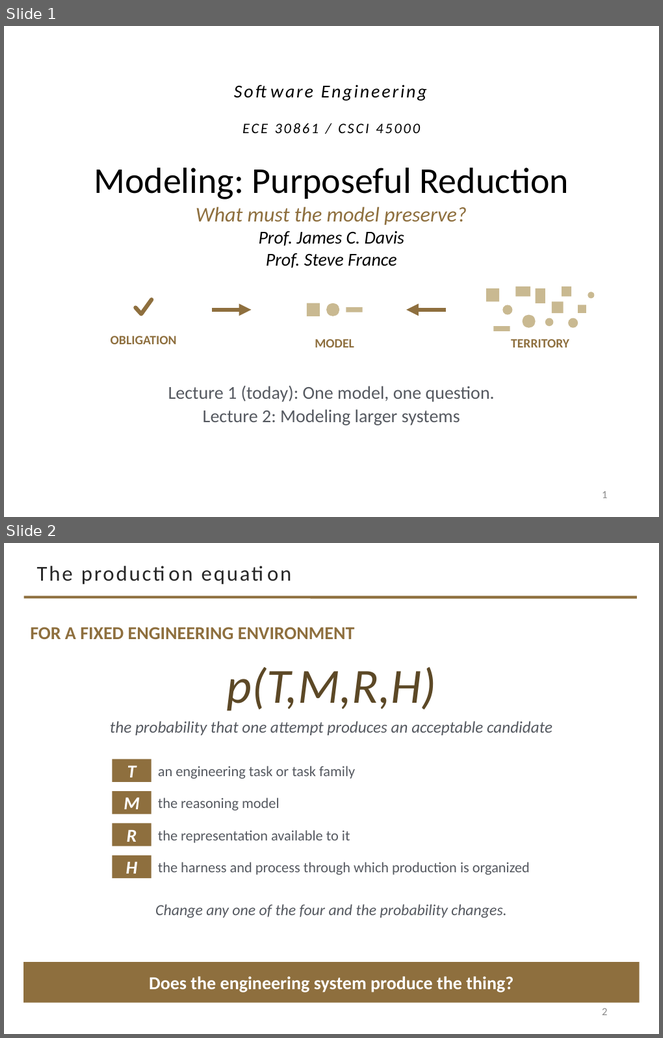
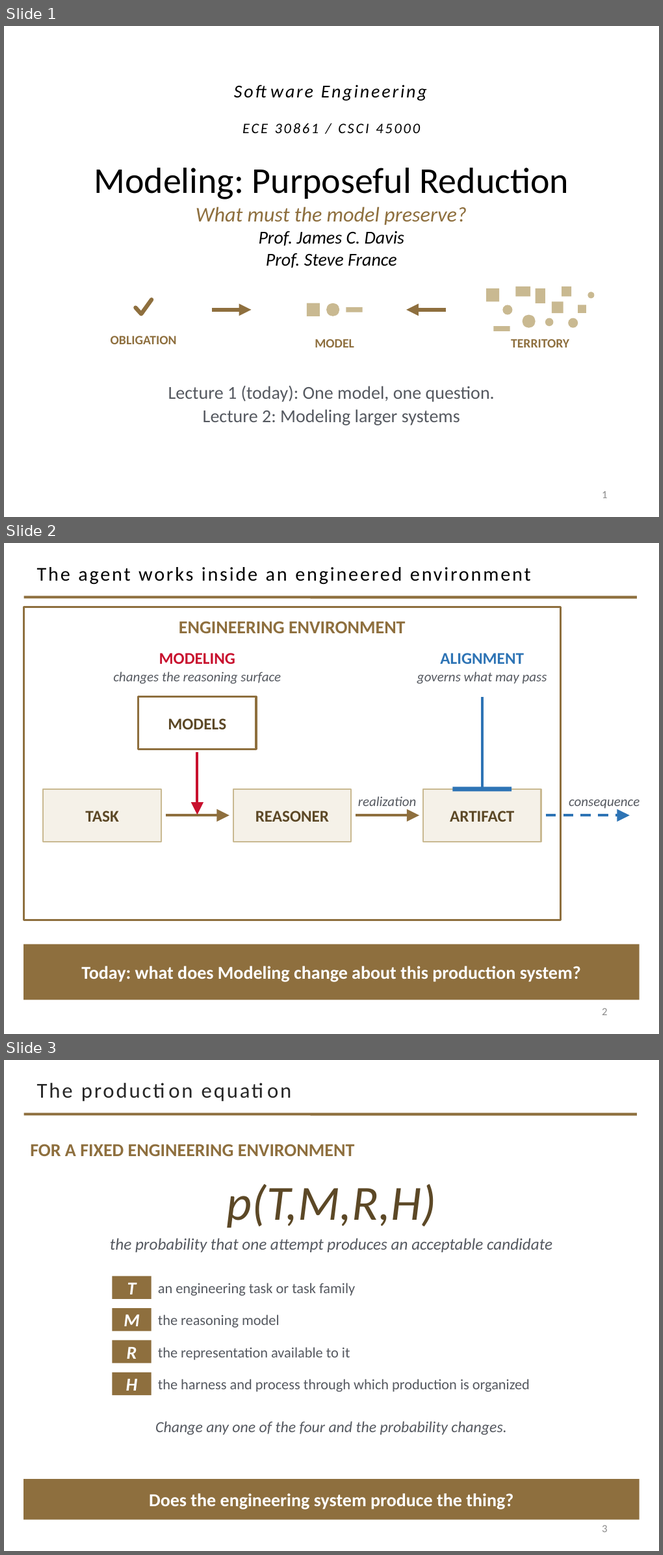
Before and after one commit to davisjam/model-based-agentic-software-engineering, a slide deck: course/lectures/act-2-delegation-and-control/02-modeling/2-2-Modeling-1-Purposeful-Reduction.pptx. Shown one above the other, each under a label of ours: slides 1 and 2 before the commit, slides 1, 2 and 3 after it. The pictures are 663x1038 and 663x1555 pixels, drawn with LibreOffice and Linux fonts; fonts in the diff are those of the drawing; background and template pictures are left out. Boxes give left, top, right and bottom in pixels: in the first picture for what was removed or moved away, otherwise in the second. Text is boxed around its words. In the diff, an @@ line names an element or a change of style, - is before the commit and + after.

```diff
--- a/course/lectures/act-2-delegation-and-control/02-modeling/2-2-Modeling-1-Purposeful-Reduction.pptx
+++ b/course/lectures/act-2-delegation-and-control/02-modeling/2-2-Modeling-1-Purposeful-Reduction.pptx
@@ slide 2 added at bbox=[4, 543, 659, 1034], background #FFFFFF; not listed: 1 template element that a slide beside it also shows @@
@@ title added at bbox=[37, 567, 531, 585], 21.6 pt, text #000000 @@
+The agent works inside an engineered environment
@@ rectangle added at bbox=[24, 607, 561, 921], outline #8E6F3E 2 pt @@
@@ text added at bbox=[179, 621, 406, 633], 20 pt, text #8E6F3E, bold @@
+ENGINEERING ENVIRONMENT
@@ text added at bbox=[113, 653, 281, 684], 15 pt, text #555960, italic @@
+MODELING
+changes the reasoning surface
@@ text added at bbox=[417, 653, 547, 684], 15 pt, text #555960, italic @@
+ALIGNMENT
+governs what may pass
@@ rectangle added at bbox=[139, 697, 256, 750], fill #FFFFFF, outline #8E6F3E 2.25 pt, 18 pt, text #5C4826, bold @@
+MODELS
@@ line added from (482, 697) to (482, 787), #2E74B5 2.75 pt @@
@@ arrow added from (197, 752) to (197, 815), #C8102E 2.75 pt @@
@@ rectangle added at bbox=[43, 789, 161, 842], fill #F5F1E8, outline #C9B991 1.5 pt, 18 pt, text #5C4826, bold @@
+TASK
@@ rectangle added at bbox=[233, 789, 351, 842], fill #F5F1E8, outline #C9B991 1.5 pt, 18 pt, text #5C4826, bold @@
+REASONER
@@ rectangle added at bbox=[423, 789, 542, 842], fill #F5F1E8, outline #C9B991 1.5 pt, 18 pt, text #5C4826, bold @@
+ARTIFACT
@@ rectangle added at bbox=[452, 787, 512, 792], fill #2E74B5 @@
@@ arrow added from (166, 815) to (230, 815), #8E6F3E 2.75 pt @@
@@ arrow added from (356, 815) to (419, 815), #8E6F3E 2.75 pt @@
@@ text added at bbox=[358, 797, 417, 811], 15 pt, text #555960, italic @@
+realization
@@ arrow added from (546, 815) to (630, 815), #2E74B5 2.75 pt dashed @@
@@ text added at bbox=[569, 800, 640, 811], 15 pt, text #555960, italic @@
+consequence
@@ rectangle added at bbox=[24, 945, 640, 1001], fill #8E6F3E, 20 pt, text #FFFFFF, bold @@
+Today: what does Modeling change about this production system?
@@ page number added at bbox=[602, 1008, 607, 1016], 12 pt, text #8C8C8C @@
+2
@@ what was slide 2 is now slide 3 @@
@@ page number at bbox=[602, 1525, 607, 1533]: text changed @@
-2
+3
```
Also in this commit, not shown: 6 slides changed.
